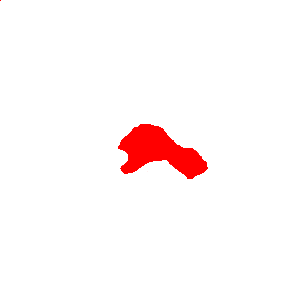
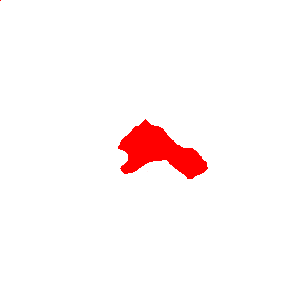
Layers edited between the first and the second (300, 300) image:
painted on "Shape 1" over left=135, top=119, right=150, bottom=127
